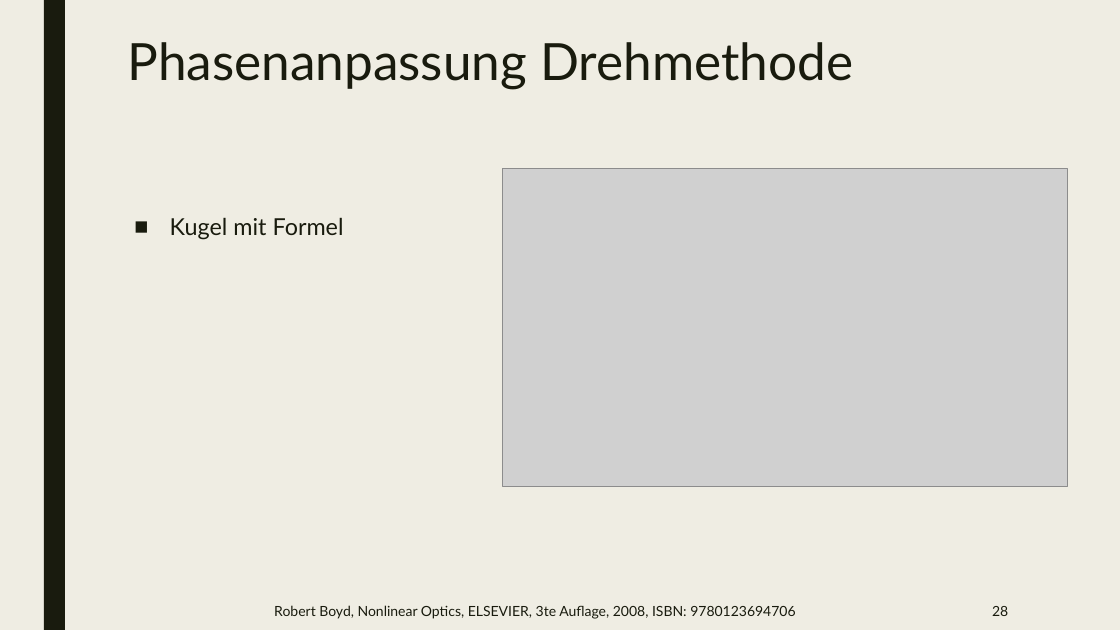
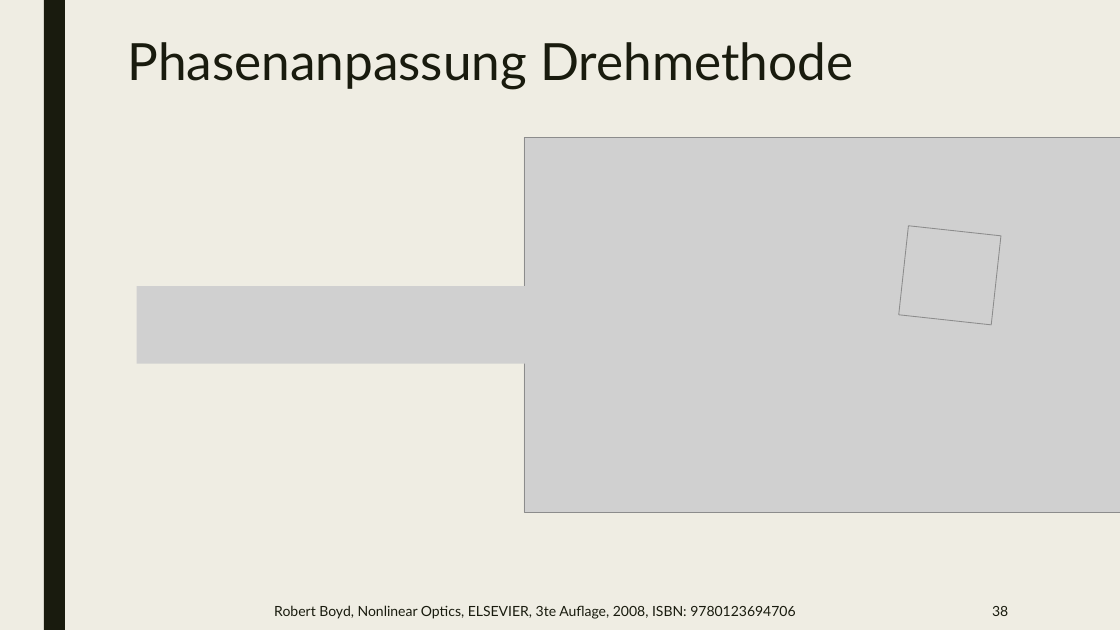
Before and after one commit to beckstev/presentations, a slide deck: slide 38 of nonlinear_optics/non_linear_optics.pptx (slide 28 before the commit). Drawn at 1120x630 pixels with LibreOffice and Linux fonts; fonts in the diff are those of the drawing; grey boxes stand for pictures. Boxes give left, top, right and bottom in pixels: in the first picture for what was removed or moved away, otherwise in the second. Text is boxed around its words. In the diff, an @@ line names an element or a change of style, - is before the commit and + after.

```diff
--- a/nonlinear_optics/non_linear_optics.pptx
+++ b/nonlinear_optics/non_linear_optics.pptx
@@ picture: place and size @@
-picture at (502,169,1067,486)
+picture at (524,137,1120,513)
@@ text removed at (170,217,344,240) @@
-■ Kugel mit Formel
@@ picture added at (899,225,1001,325) @@
@@ picture added at (137,287,539,364) @@
@@ page number at (992,606,1008,616): text changed @@
-28
+38
```
Also in this commit, not shown: 23 other slides changed, 15 slides added, 3 slides removed, 1 other file.
